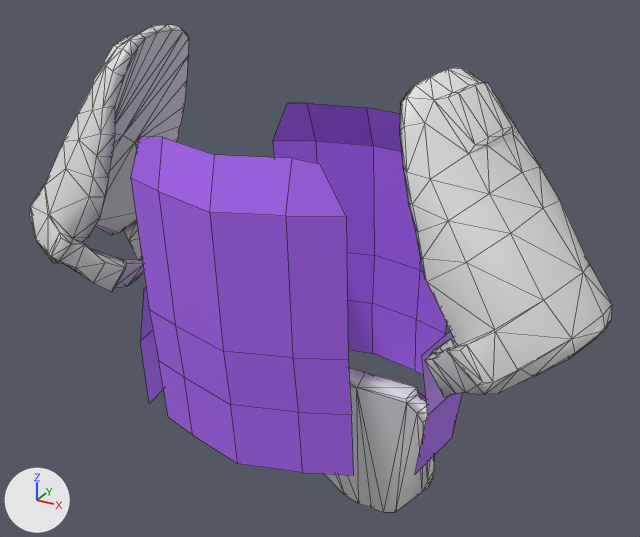
A saved change to the FBX model SampleMod_NewCharacter/Assets/Characters/Vests/Vest_Sample/Vest_SampleVest_01_addon.fbx.
Camera for both pictures: a 50 mm lens placed at (0.485, -0.885, 1.706), pointed at (-0.013, 0.021, 1.253). Arrows for +X, +Y and +Z are at lower left; the lights stay in place. Mesh edges are drawn as thin lines. Where no turn or scale is listed for an object, it has been applied to the vertices.

In view in the first picture: 'Addons_LOD0', 'UTM_Armor1', 'UTM_Armor2', 'UTM_Armor3', 'UTM_Armor4'.
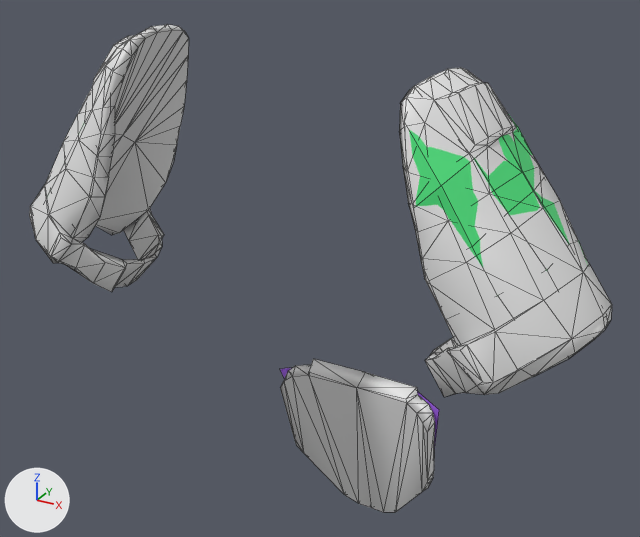
Patch to the scene script:
```diff
--- a/SampleMod_NewCharacter/Assets/Characters/Vests/Vest_Sample/Vest_SampleVest_01_addon.fbx.py
+++ b/SampleMod_NewCharacter/Assets/Characters/Vests/Vest_Sample/Vest_SampleVest_01_addon.fbx.py
@@ mat_soft_aramid_6_1ed0756213be41e4 @@
+mat_soft_aramid_6_1ed0756213be41e4 = principled_material('soft_aramid_6_1ED0756213BE41E4')
+mat_soft_aramid_6_1ed0756213be41e4.base_color = (0.0747, 0.775, 0.21)  # green #4de47e
@@ me_cube @@
+me_cube.from_pydata(...)  # 30 vertices, 20 faces; spans x -0.168..0.022, y 0.633..0.827, z 0.344..0.614
+me_cube.materials.append(mat_soft_aramid_6_1ed0756213be41e4)  # green #4de47e
@@ ob_utm_armor2 @@
-ob_utm_armor2 = bpy.data.objects.new('UTM_Armor2', me_plane_002)
-ob_utm_armor2.location = (0.0, 0.229, 1.217)
@@ ob_utm_armor4 @@
-ob_utm_armor4 = bpy.data.objects.new('UTM_Armor4', me_plane)
-ob_utm_armor4.location = (0.0, 0.229, 1.217)
@@ ob_utm_armor3 @@
-ob_utm_armor3 = bpy.data.objects.new('UTM_Armor3', me_plane_003)
-ob_utm_armor3.location = (0.0, 0.229, 1.217)
@@ ob_utm_armor1 @@
-ob_utm_armor1 = bpy.data.objects.new('UTM_Armor1', me_plane_001)
-ob_utm_armor1.location = (0.0, 0.229, 1.217)
@@ ob_utm_rarm @@
+ob_utm_rarm = bpy.data.objects.new('UTM_RArm', me_cube)
+ob_utm_rarm.location = (0.338, -0.82, 0.923)
```

Location of each change, [x1, y1, x2, y2] in pixels of the pictures (640 x 537 px):
'UTM_Armor3', deleted: before [131, 141, 423, 360]
'UTM_Armor1', deleted: before [140, 300, 463, 475]
'UTM_Armor2', deleted: before [140, 252, 453, 415]
'UTM_Armor4', deleted: before [131, 103, 401, 216]
'UTM_RArm', added (green): after [409, 114, 588, 271]
